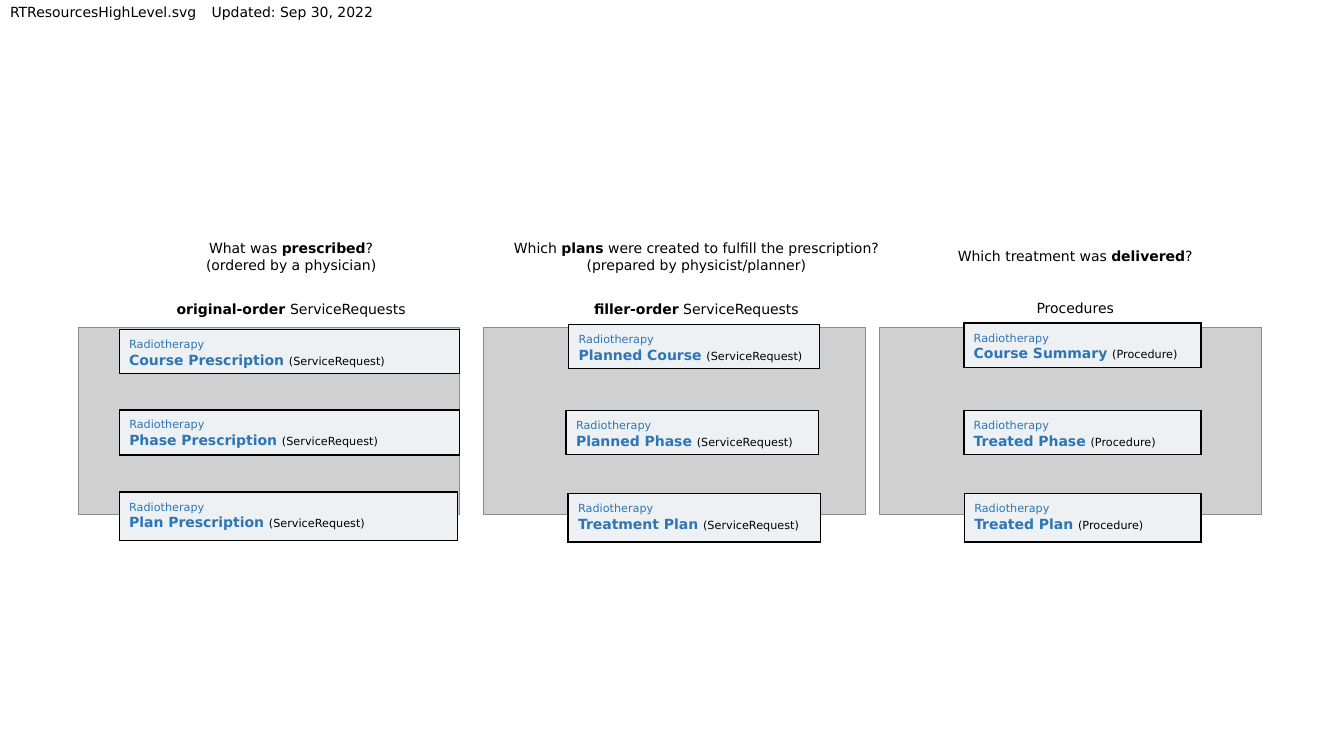
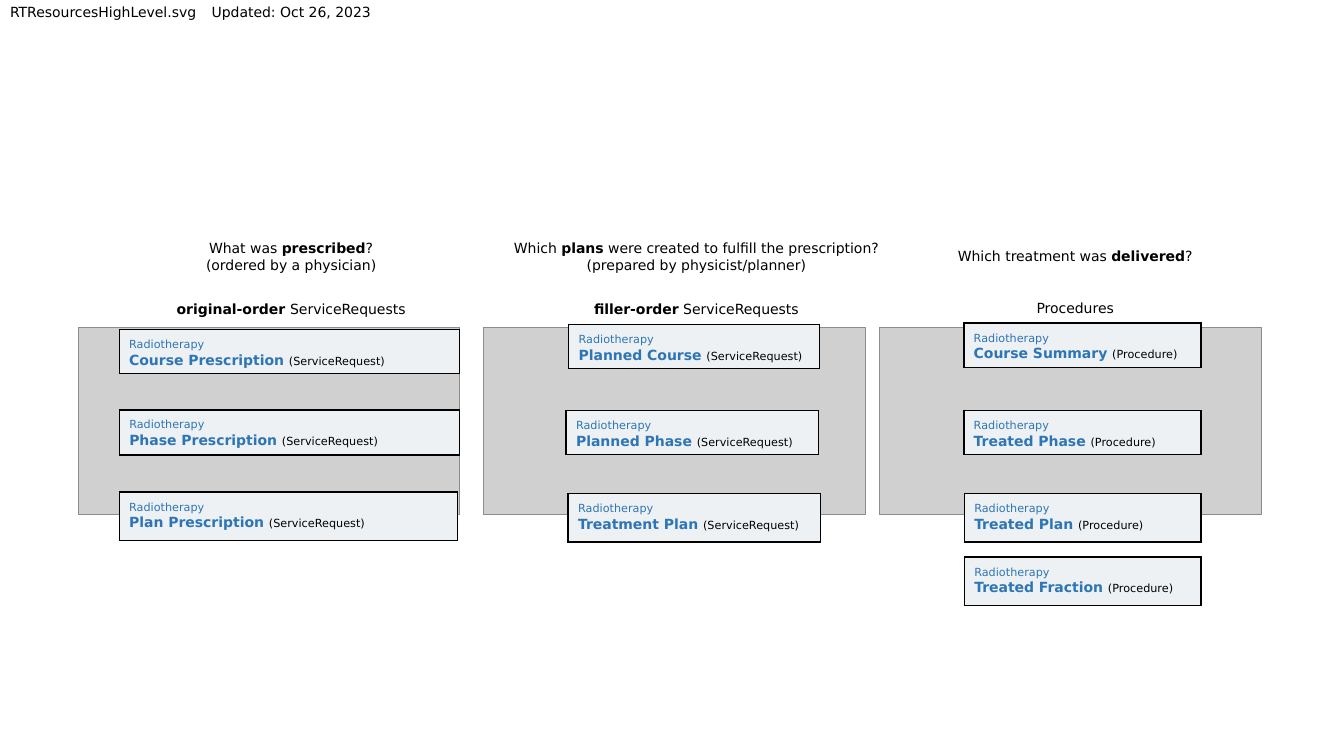
Before and after one commit to HL7/codex-radiation-therapy, a slide deck: slide 3 of input/images-source/RTResourcesOverview.pptx. Drawn at 1344x756 pixels with LibreOffice and Linux fonts; fonts in the diff are those of the drawing; grey boxes stand for pictures. Boxes give left, top, right and bottom in pixels: in the first picture for what was removed or moved away, otherwise in the second. Text is boxed around its words. In the diff, an @@ line names an element or a change of style, - is before the commit and + after.

Commit message:
Refinements and doc for treated fx and session

```diff
--- a/input/images-source/RTResourcesOverview.pptx
+++ b/input/images-source/RTResourcesOverview.pptx
@@ text at <box>10,6,371,20</box>: text changed @@
-RTResourcesHighLevel.svg Updated: Sep 30, 2022
+RTResourcesHighLevel.svg Updated: Oct 26, 2023
@@ rectangle added at <box>965,558,1202,606</box>, fill #EDF1F3, outline #000000 1 pt, 8 pt, text #2E75B6 @@
+Radiotherapy
+Treated Fraction (Procedure)
```
Also in this commit, not shown: 2 other slides changed, 2 slides added, 18 other files.
